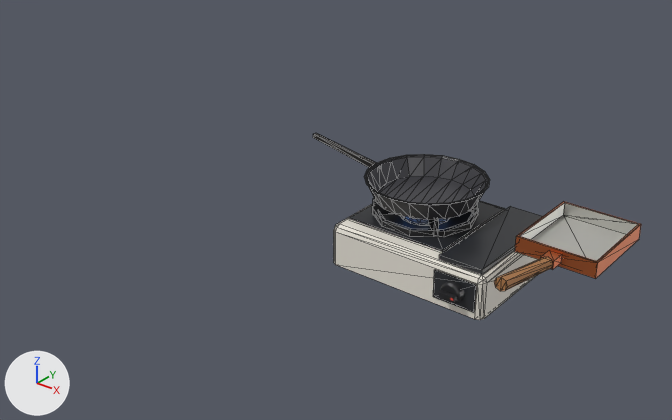
The glTF model public/models/gasstove.glb: old version first, new version second.
Before and after are seen from a camera (50 mm lens) standing at (0.844, -1.393, 0.896) and looking at (-0.124, -0.182, 0.146). Arrows for +X, +Y and +Z are at lower left; the lights stay in place. The older version comes first. Mesh edges are drawn as thin lines on the coarser meshes. Where no turn or scale is listed for an object, it has been applied to the vertices.

Objects in the first picture: 'EggPan', 'FryPan', 'GasStove' and 1 more.
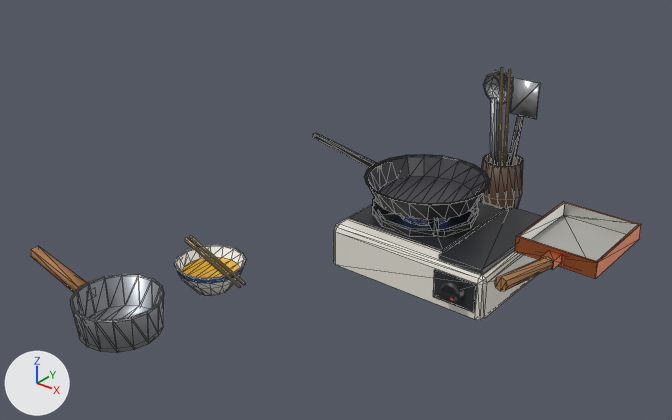
Where the change shows, as pixel boxes [x1, y1, x2, y2] in the pictures (672 x 420 px):
'StoveTools', added: after [174, 68, 540, 296]
    faces in mat_stovesteel (light grey #b8bbbf): [483, 70, 540, 165]
    faces in mat_stovecrock (brown #5b4636): [480, 152, 523, 209]
    faces in mat_stovebowl (white #eeeae2): [174, 245, 246, 296]
    faces in mat_stovechopsticks (beige #d8bd8a): [185, 68, 511, 288]
    faces in mat_stovebeatenegg (yellow #e7b02c): [182, 257, 239, 278]
'SoupPot', added: after [31, 246, 164, 353]
    faces in mat_stovepotinside (grey #8d9197): [72, 275, 162, 320]
    faces in mat_stovepotalu (light grey #c3c6ca): [70, 274, 164, 353]
    faces in mat_panwood (brown #b07a4a): [31, 246, 87, 293]

Patch to the scene script:
```diff
--- a/public/models/gasstove.glb.py
+++ b/public/models/gasstove.glb.py
@@ mat_stovebowl @@
+mat_stovebowl = principled_material('StoveBowl')
+mat_stovebowl.base_color = (0.855, 0.823, 0.761)  # white #eeeae2
+mat_stovebowl.roughness = 0.3
@@ mat_stovecrock @@
+mat_stovecrock = principled_material('StoveCrock')
+mat_stovecrock.base_color = (0.105, 0.0612, 0.0369)  # brown #5b4636
@@ mat_stovecrockin @@
+mat_stovecrockin = principled_material('StoveCrockIn')
+mat_stovecrockin.base_color = (0.0232, 0.0137, 0.00913)  # black #2a1f18
+mat_stovecrockin.roughness = 0.7
@@ mat_stovebeatenegg @@
+mat_stovebeatenegg = principled_material('StoveBeatenEgg')
+mat_stovebeatenegg.base_color = (0.799, 0.434, 0.0252)  # yellow #e7b02c
+mat_stovebeatenegg.roughness = 0.4
@@ mat_stoveindigo @@
+mat_stoveindigo = principled_material('StoveIndigo')
+mat_stoveindigo.base_color = (0.0252, 0.0685, 0.195)  # dark blue #2c4a7a
+mat_stoveindigo.roughness = 0.3
@@ mat_stovechopsticks @@
+mat_stovechopsticks = principled_material('StoveChopsticks')
+mat_stovechopsticks.base_color = (0.687, 0.509, 0.254)  # beige #d8bd8a
+mat_stovechopsticks.roughness = 0.6
@@ mat_stovepotinside @@
+mat_stovepotinside = principled_material('StovePotInside')
+mat_stovepotinside.base_color = (0.266, 0.283, 0.309)  # grey #8d9197
+mat_stovepotinside.metallic = 0.6
+mat_stovepotinside.roughness = 0.4
@@ mat_stovepotalu @@
+mat_stovepotalu = principled_material('StovePotAlu')
+mat_stovepotalu.base_color = (0.546, 0.565, 0.591)  # light grey #c3c6ca
+mat_stovepotalu.metallic = 0.7
+mat_stovepotalu.roughness = 0.35
@@ me_tc @@
+me_tc.from_pydata(...)  # 292 vertices, 530 faces; spans x -0.377..0.029, y -0.419..0.333, z 0.0..0.33
+# faces by material slot: [96, 46, 140, 12, 48, 142, 32, 14]
+me_tc.materials.append(mat_stovecrock)  # brown #5b4636
+me_tc.materials.append(mat_stovecrockin)  # black #2a1f18
+me_tc.materials.append(mat_stovesteel)  # light grey #b8bbbf
+me_tc.materials.append(mat_pannonstick)  # dark grey #2c2c30
+me_tc.materials.append(mat_stovechopsticks)  # beige #d8bd8a
+me_tc.materials.append(mat_stovebowl)  # white #eeeae2
+me_tc.materials.append(mat_stoveindigo)  # dark blue #2c4a7a
+me_tc.materials.append(mat_stovebeatenegg)  # yellow #e7b02c
@@ me_souppot @@
+me_souppot.from_pydata(...)  # 96 vertices, 180 faces; spans x -0.237..0.079, y -0.079..0.079, z 0.0..0.083
+# faces by material slot: [122, 46, 12]
+me_souppot.materials.append(mat_stovepotalu)  # light grey #c3c6ca
+me_souppot.materials.append(mat_stovepotinside)  # grey #8d9197
+me_souppot.materials.append(mat_panwood)  # brown #b07a4a
@@ ob_stovetools @@
+ob_stovetools = bpy.data.objects.new('StoveTools', me_tc)
+ob_stovetools.location = (0.0, 0.0, 0.0)
@@ ob_souppot @@
+ob_souppot = bpy.data.objects.new('SoupPot', me_souppot)
+ob_souppot.location = (-0.307, -0.553, 0.0)
```
